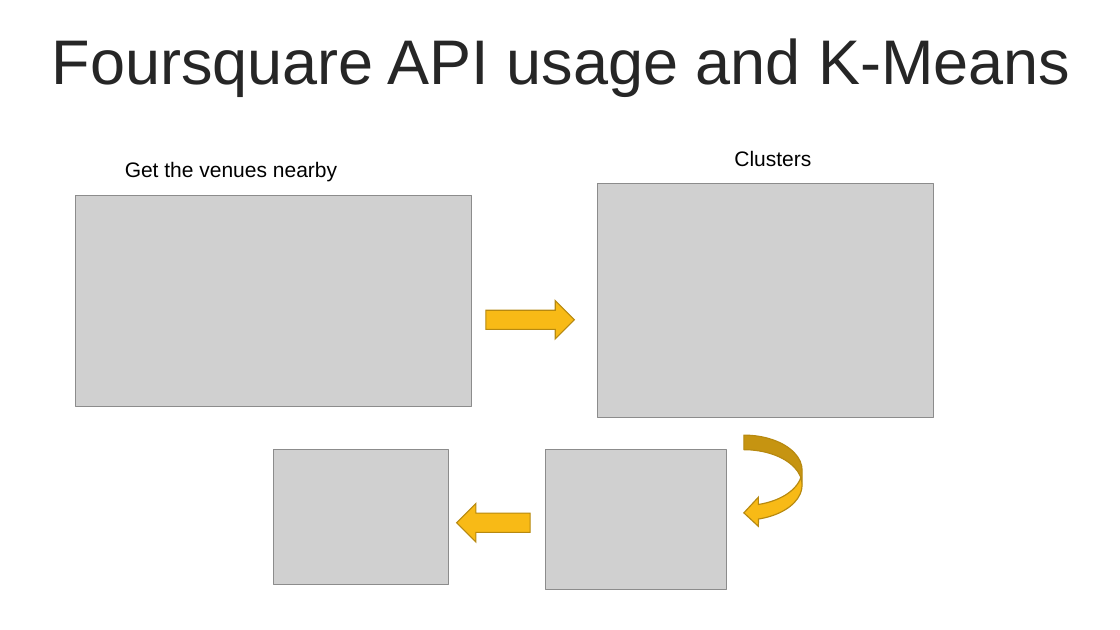
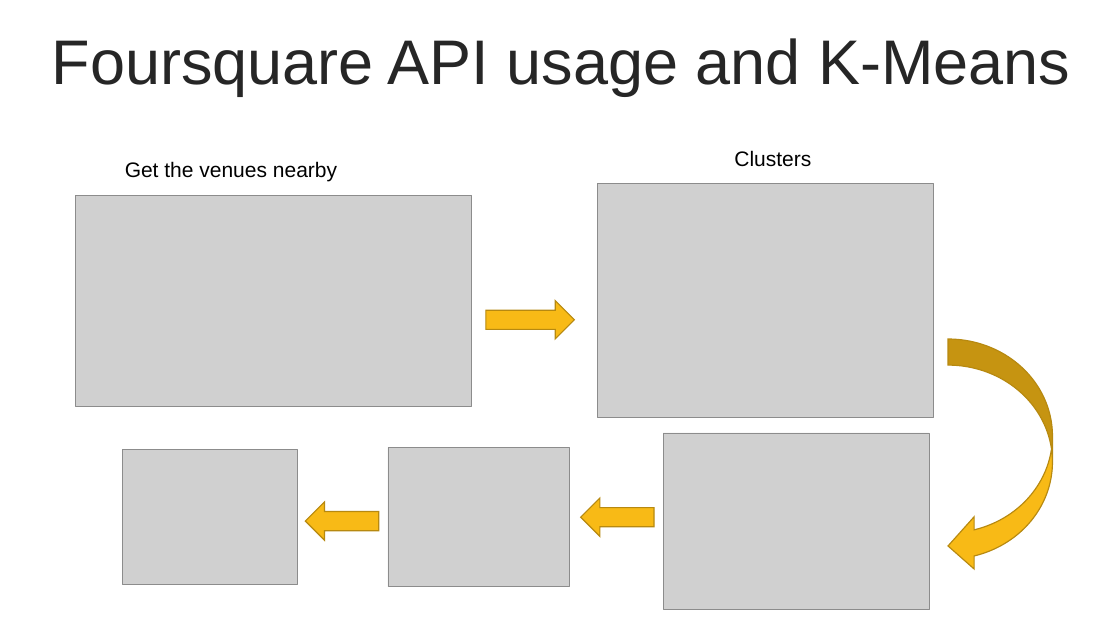
Before and after one commit to west-sun/Capstone, a slide deck: slide 7 of Neighborhoods-Bangalore-Presentation.pptx. Drawn at 1120x630 pixels with LibreOffice and Linux fonts; fonts in the diff are those of the drawing; grey boxes stand for pictures. Boxes give left, top, right and bottom in pixels: in the first picture for what was removed or moved away, otherwise in the second. Text is boxed around its words. In the diff, an @@ line names an element or a change of style, - is before the commit and + after.

Commit message:
made changes to doc

```diff
--- a/Neighborhoods-Bangalore-Presentation.pptx
+++ b/Neighborhoods-Bangalore-Presentation.pptx
@@ curved left arrow: place and size @@
-curved left arrow at (744,435,802,528)
+curved left arrow at (949,339,1053,572)
@@ picture: place and size @@
-picture at (545,450,727,590)
+picture at (388,448,570,587)
@@ picture added at (663,433,929,609) @@
@@ picture: place and size @@
-picture at (274,450,449,585)
+picture at (123,450,297,585)
@@ left arrow: place and size @@
-left arrow at (457,504,530,543)
+left arrow at (306,502,379,541)
@@ left arrow added at (581,498,654,537), fill #F8BA16, outline #B78A10 1 pt @@
```
